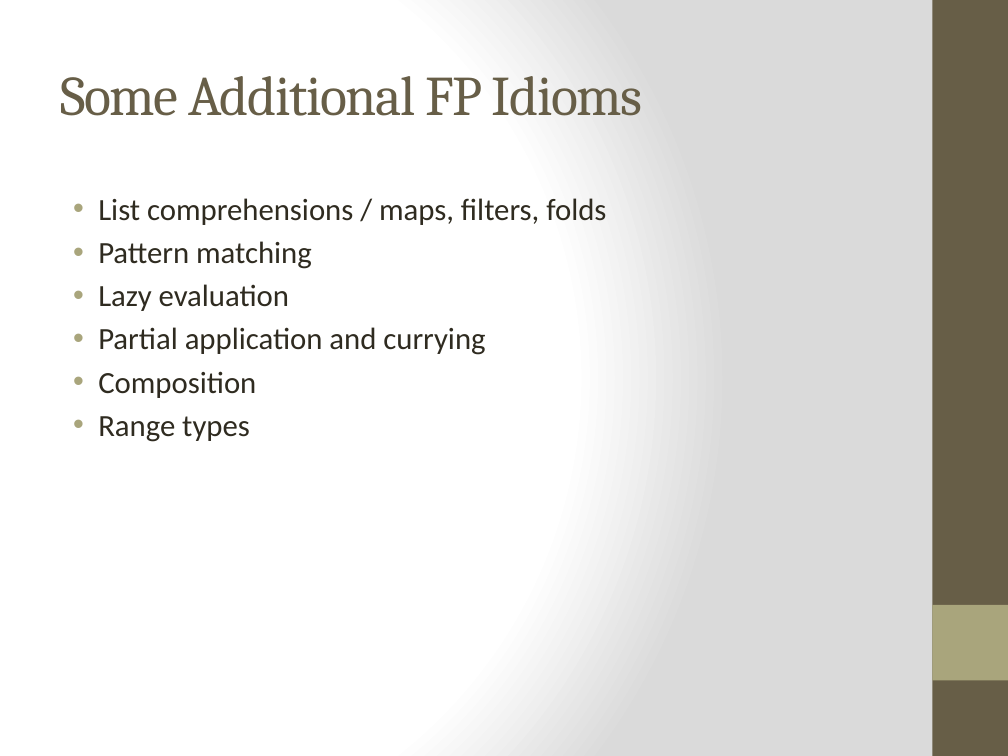
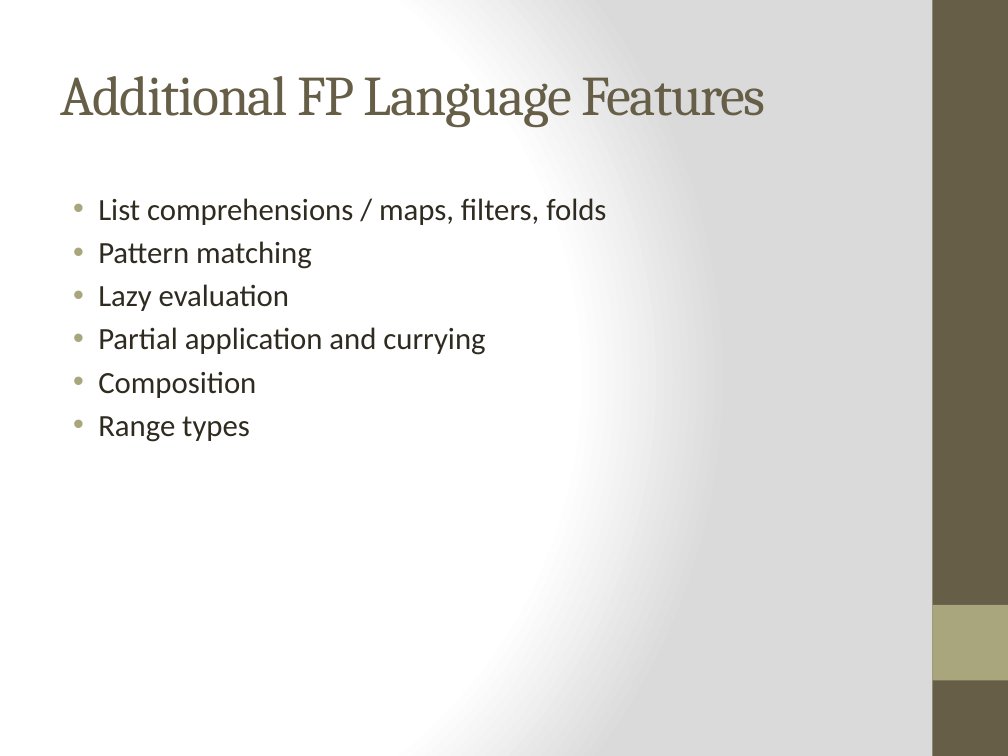
Before and after one commit to bjhartin/FoundationsOfFunctionalProgramming, a slide deck: slide 12 of FoundationsOfFunctionalProgramming.pptx (slide 10 before the commit). Drawn at 1008x756 pixels with LibreOffice and Linux fonts; fonts in the diff are those of the drawing. Boxes give left, top, right and bottom in pixels: in the first picture for what was removed or moved away, otherwise in the second. Text is boxed around its words. In the diff, an @@ line names an element or a change of style, - is before the commit and + after.

```diff
--- a/FoundationsOfFunctionalProgramming.pptx
+++ b/FoundationsOfFunctionalProgramming.pptx
@@ title at box(60, 76, 766, 128): text changed @@
-Some Additional FP Idioms
+Additional FP Language Features
```
Also in this commit, not shown: 10 other slides changed, 1 slide added.
